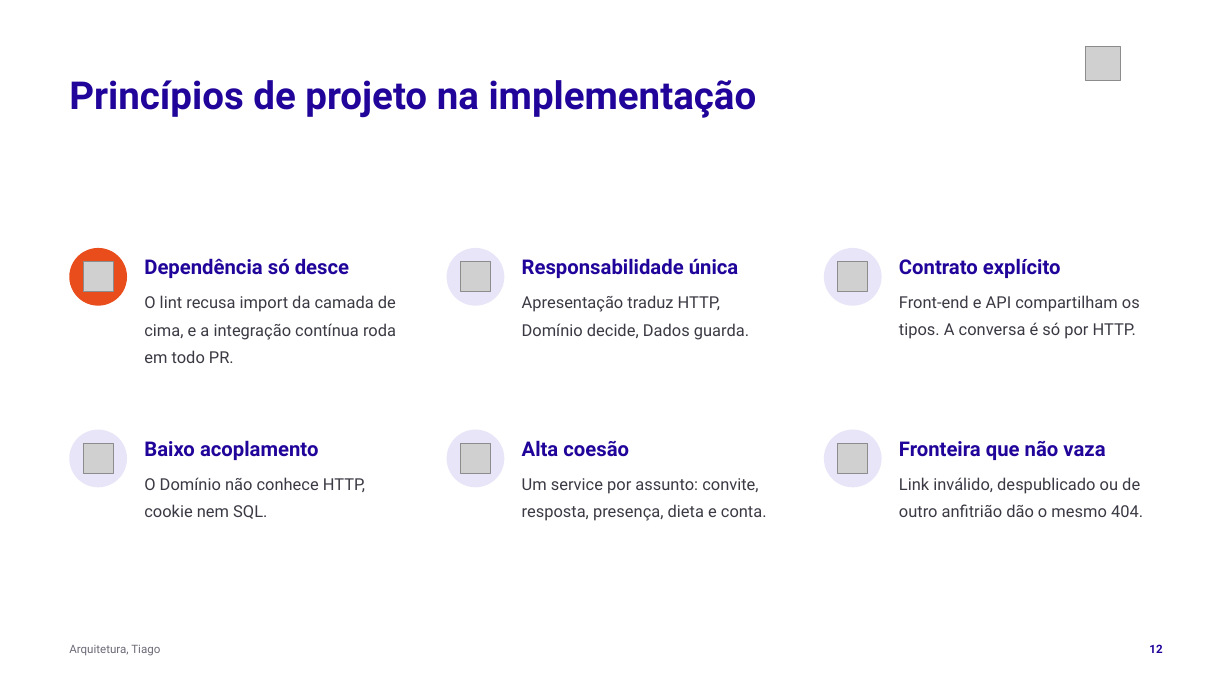
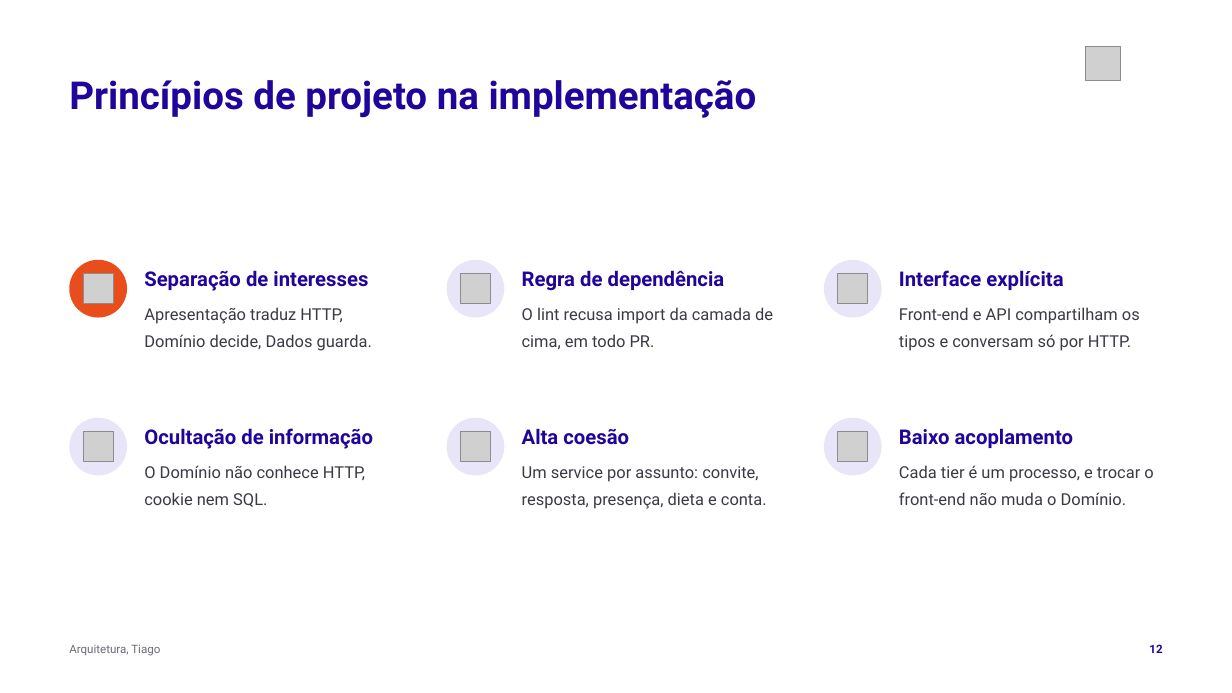
Before and after one commit to tcpassos/invite-app, a slide deck: slide 12 of trabalhos/T4-Pitch-Final.pptx. Drawn at 1232x693 pixels with LibreOffice and Linux fonts; fonts in the diff are those of the drawing; grey boxes stand for pictures. Boxes give left, top, right and bottom in pixels: in the first picture for what was removed or moved away, otherwise in the second. Text is boxed around its words. In the diff, an @@ line names an element or a change of style, - is before the commit and + after.

```diff
--- a/trabalhos/T4-Pitch-Final.pptx
+++ b/trabalhos/T4-Pitch-Final.pptx
@@ text "Apresentação traduz HTTP, Domínio decide, ..." moved from (x1=522, y1=295, x2=749, y2=340) to (x1=144, y1=307, x2=372, y2=351) @@
@@ text at (x1=144, y1=270, x2=368, y2=291): text changed @@
-Dependência só desce
+Separação de interesses
@@ 3 pictures, 3 ellipses moved together from (x1=69, y1=248, x2=882, y2=305) to (x1=69, y1=260, x2=882, y2=317) @@
@@ text at (x1=522, y1=270, x2=725, y2=291): text changed @@
-Responsabilidade única
+Regra de dependência
@@ text at (x1=899, y1=270, x2=1063, y2=290): text changed @@
-Contrato explícito
+Interface explícita
@@ text at (x1=522, y1=307, x2=773, y2=349): text changed @@
-O lint recusa import da camada de cima, e a integração contínua roda em todo PR.
+O lint recusa import da camada de cima, em todo PR.
@@ text at (x1=899, y1=307, x2=1140, y2=351): text changed @@
-Front-end e API compartilham os tipos. A conversa é só por HTTP.
+Front-end e API compartilham os tipos e conversam só por HTTP.
@@ 3 pictures, 3 texts, 3 ellipses moved together from (x1=69, y1=430, x2=882, y2=521) to (x1=69, y1=418, x2=882, y2=509) @@
@@ text added at (x1=144, y1=428, x2=373, y2=449), 15.8 pt, text #21049A, bold @@
+Ocultação de informação
@@ text "Baixo acoplamento" moved from (x1=144, y1=440, x2=318, y2=460) to (x1=899, y1=428, x2=1073, y2=448) @@
@@ text removed at (x1=899, y1=441, x2=1105, y2=460) @@
-Fronteira que não vaza
@@ text at (x1=899, y1=465, x2=1153, y2=505): text changed @@
-Link inválido, despublicado ou de outro anfitrião dão o mesmo 404.
+Cada tier é um processo, e trocar o front-end não muda o Domínio.
```
Also in this commit, not shown: 23 other slides changed, 1 slide added, 5 other files.
